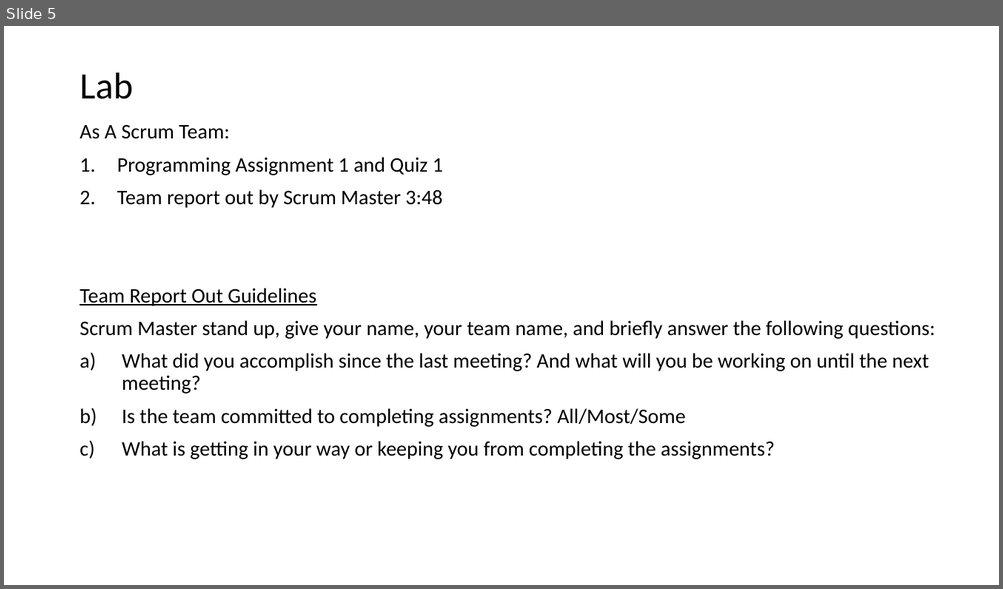
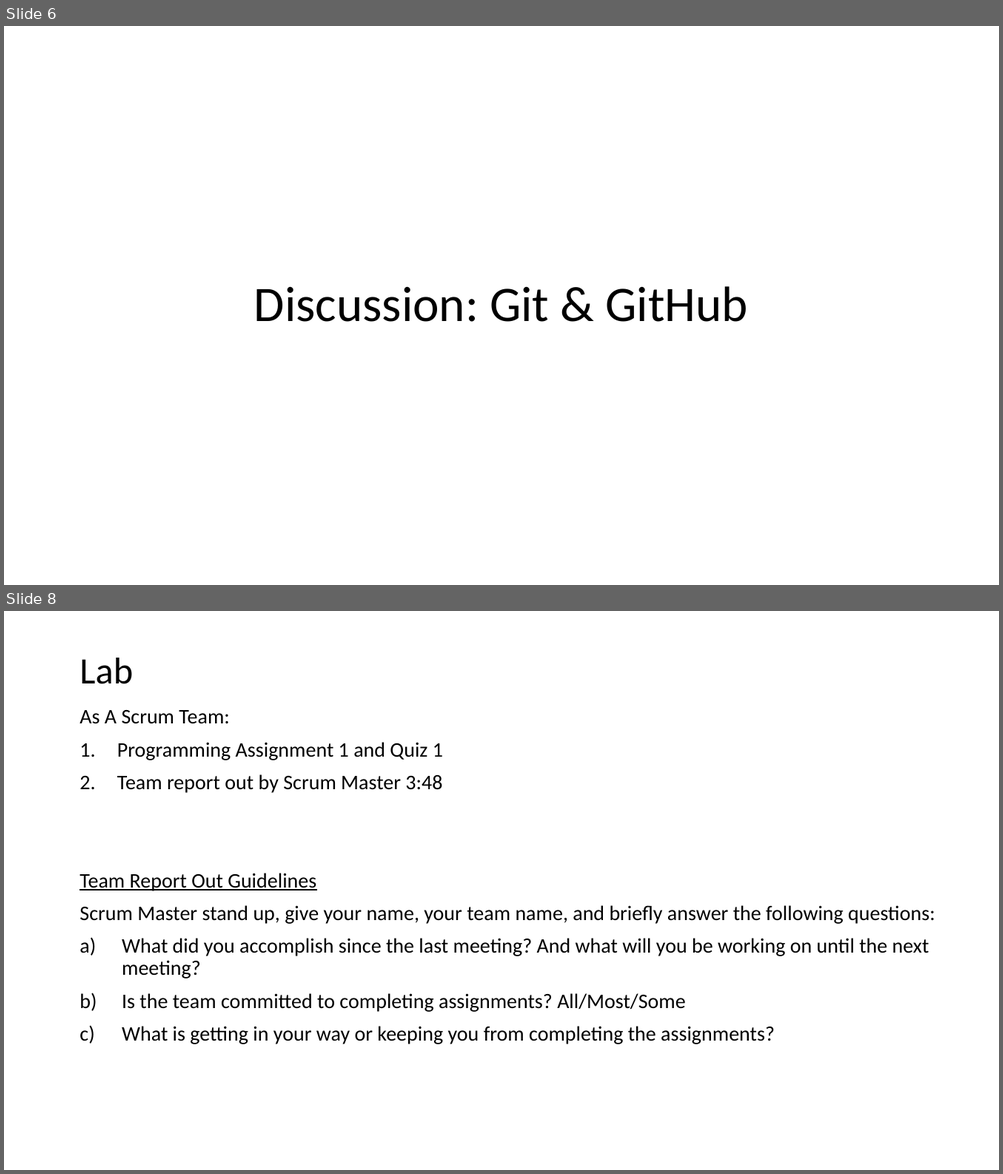
Before and after one commit to EricJPogue/CPSC-24500, a slide deck: lecture-slides/2019-09-04.pptx. Shown one above the other, each under a label of ours: slide 5 before the commit, slides 6 and 8 after it; the slides between them are not shown. The pictures are 1003x589 and 1003x1174 pixels, drawn with LibreOffice and Linux fonts; fonts in the diff are those of the drawing. Boxes give left, top, right and bottom in pixels: in the first picture for what was removed or moved away, otherwise in the second. Text is boxed around its words. In the diff, an @@ line names an element or a change of style, - is before the commit and + after.

```diff
--- a/lecture-slides/2019-09-04.pptx
+++ b/lecture-slides/2019-09-04.pptx
@@ slide 6 added at [4, 26, 999, 585], background #FFFFFF @@
@@ title added at [254, 286, 748, 322], 48 pt, text #000000 @@
+Discussion: Git & GitHub
@@ what was slide 5 is now slide 8 @@
```
Also in this commit, not shown: 3 slides changed, 3 other slides added, 1 slide removed.
